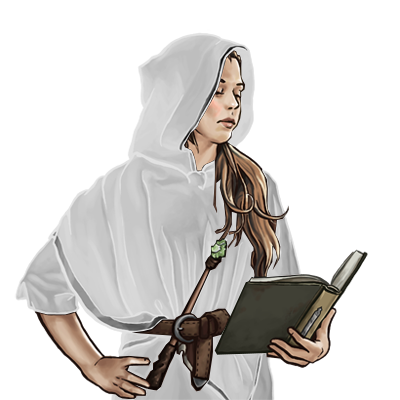
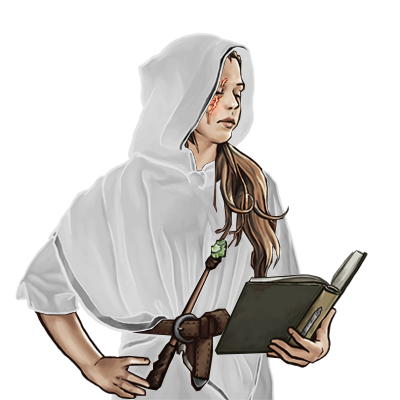
Layers edited between the first and the second 400px x 400px image:
added layer "Вставлений шар #3" above "Вставлений шар" over [184, 68, 242, 190]
painted on "daeola.webp" over [36, 249, 368, 395]
